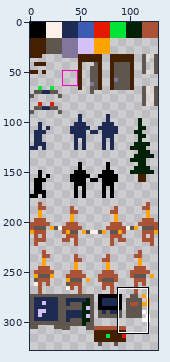
Sprite sheet, stored at levels/0001/tileset.png. Above: a wide view before the commit, with the close-up outlined.
Close-up. As it was:
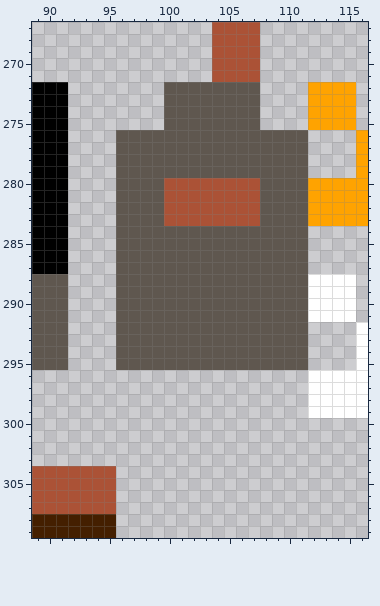
The file is 128x352 pixels. Pixels under 10% opacity are left out. Colours within 5 levels of each other are drawn and written as one. Shown: x 89..116, y 267..309. The wide view leaves out empty margins.
New version:
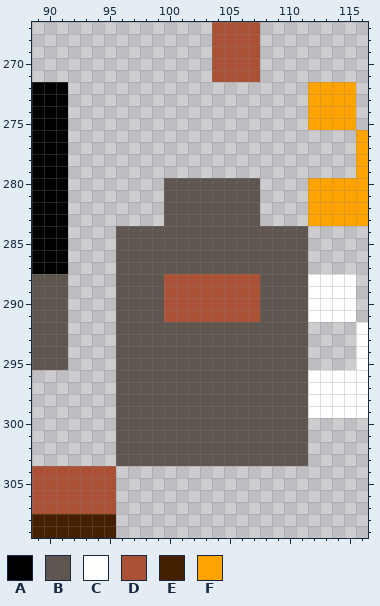
Palette (. is transparent): A #000000  B #5f574f  C #ffffff  D #ab5236  E #441f00  F #ffa300
The edit:
The edit adds colour B in rows 296 to 303 at x 96 to 111.
Colour D gives way to colour B in rows 280 to 283 at x 100 to 107.
Colour B gives way to colour D in rows 288 to 291 at x 100 to 107.
Colour B is removed in rows 272 to 275 at x 100 to 107; in rows 276 to 279 at x 96 to 111; in rows 280 to 283 at x 96 to 99 and 108 to 111.
Boxes around the changes in both close-ups, in picture pixels (x1, y1, x2, y2):
changed: (116, 82, 308, 226)
changed: (116, 274, 308, 466)
